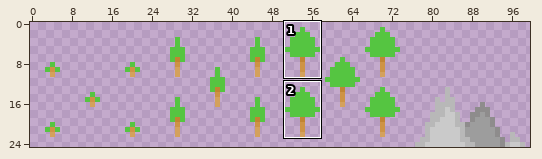
Sprite sheet -- assets/ressources.png. The picture above shows the old version from afar; the outline marks the close-up.
Close-up. Earlier state:
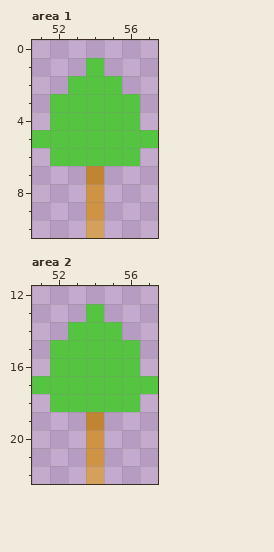
The file is 100x25 pixels. Shown: area 1: x 51..57, y 0..10; area 2: x 51..57, y 12..22. The commit also changed other parts of the picture, which this record leaves out.
After:
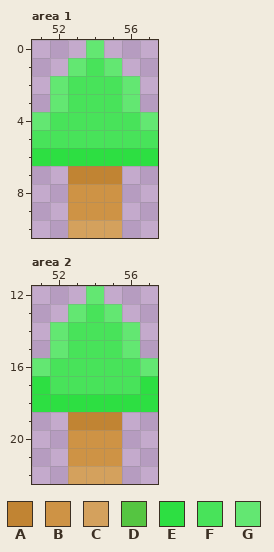
Palette (. is transparent): A #c18433  B #ce9345  C #d4a15d  D #55c541  E #2ddf42  F #48e35a  G #63e772
Edits made:
Changed rows in their new state; - is an unchanged pixel.
Area 1:
first column x 51:
 0 ---G---
 1 --GFG--
 2 -GFFFG-
 3 -GFFFG-
 4 GFFFFFG
 5 FFFFFFF
 6 EEEEEEE
 7 --A-A--
 8 --B-B--
 9 --B-B--
10 --C-C--
Area 2:
first column x 51:
12 ---G---
13 --GFG--
14 -GFFFG-
15 -GFFFG-
16 GFFFFFG
17 EFFFFFE
18 EEEEEEE
19 --A-A--
20 --B-B--
21 --B-B--
22 --C-C--
Where, in picture pixels (left, top, right, bottom), the same in both close-ups:
changed: (32, 40, 158, 238)
changed: (32, 286, 158, 484)
